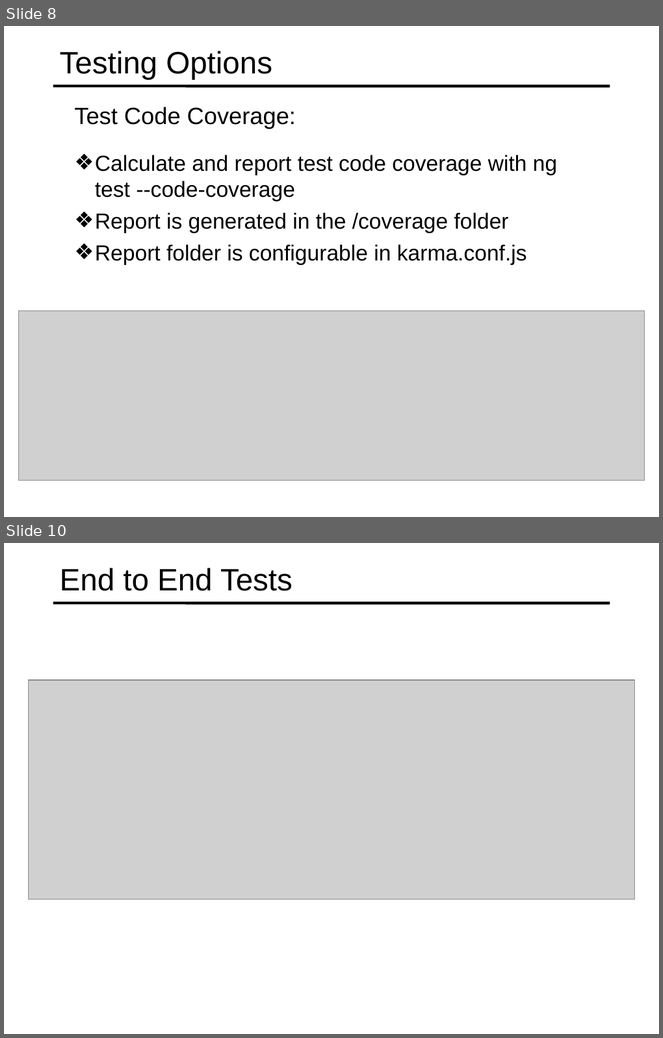
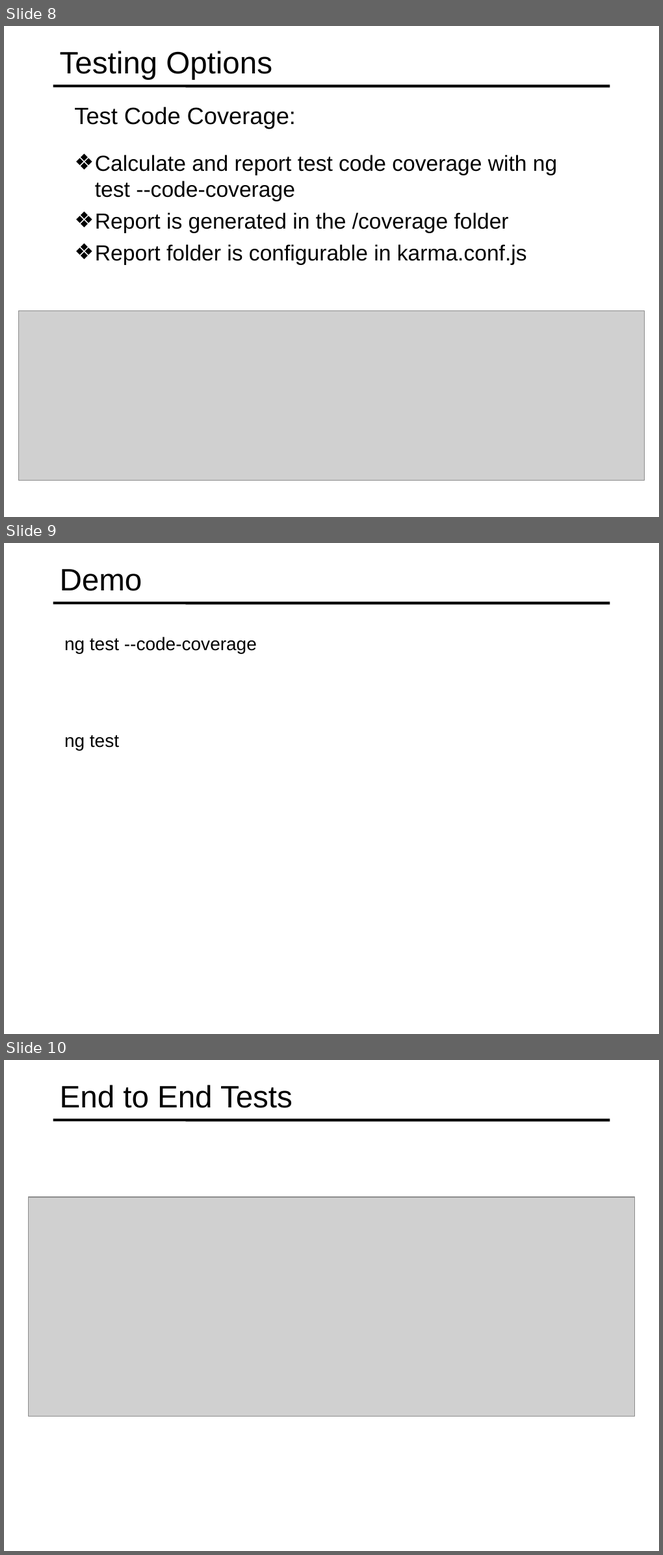
Before and after one commit to specter01wj/Jago_Link_Training, a slide deck: Angular/Angular7/Angular CLI/7.Running Unit and End to End Tests/L7_Running Unit and End to End Tests.ppt. Shown one above the other, each under a label of ours: slides 8 and 10 before the commit, slides 8, 9 and 10 after it; the slides between them are not shown. The pictures are 663x1038 and 663x1555 pixels, drawn with LibreOffice and Linux fonts; fonts in the diff are those of the drawing; grey boxes stand for pictures. Boxes give left, top, right and bottom in pixels: in the first picture for what was removed or moved away, otherwise in the second. Text is boxed around its words. In the diff, an @@ line names an element or a change of style, - is before the commit and + after.

```diff
--- a/Angular/Angular7/Angular CLI/7.Running Unit and End to End Tests/L7_Running Unit and End to End Tests.ppt
+++ b/Angular/Angular7/Angular CLI/7.Running Unit and End to End Tests/L7_Running Unit and End to End Tests.ppt
@@ slide 9 added at bbox=[4, 543, 659, 1034], background #FFFFFF; not listed: 1 template element that a slide beside it also shows @@
@@ title added at bbox=[60, 569, 142, 591], 34 pt, text #000000 @@
+Demo
@@ text added at bbox=[64, 637, 257, 653], 20 pt, text #000000 @@
+  ng test --code-coverage
@@ text added at bbox=[64, 735, 119, 750], 20 pt, text #000000 @@
+  ng test
```
Also in this commit, not shown: 1 slide changed, 2 slides removed.
